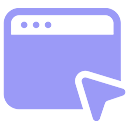
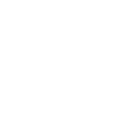
Two versions of the same layered image (128px x 128px). Layer-by-layer changes:
hid group "determineUIA" (2 layers) over [3,8,126,121]